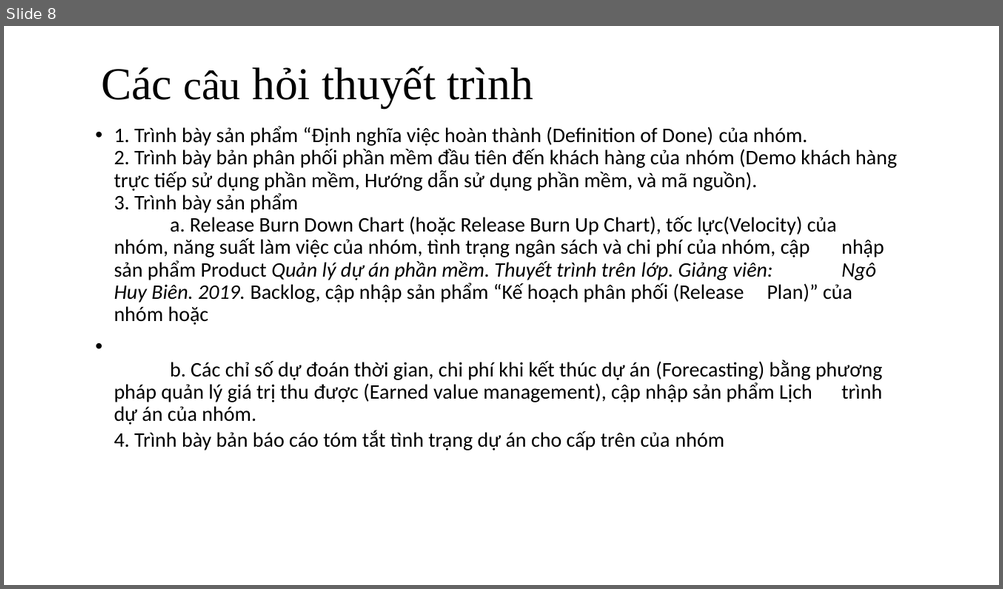
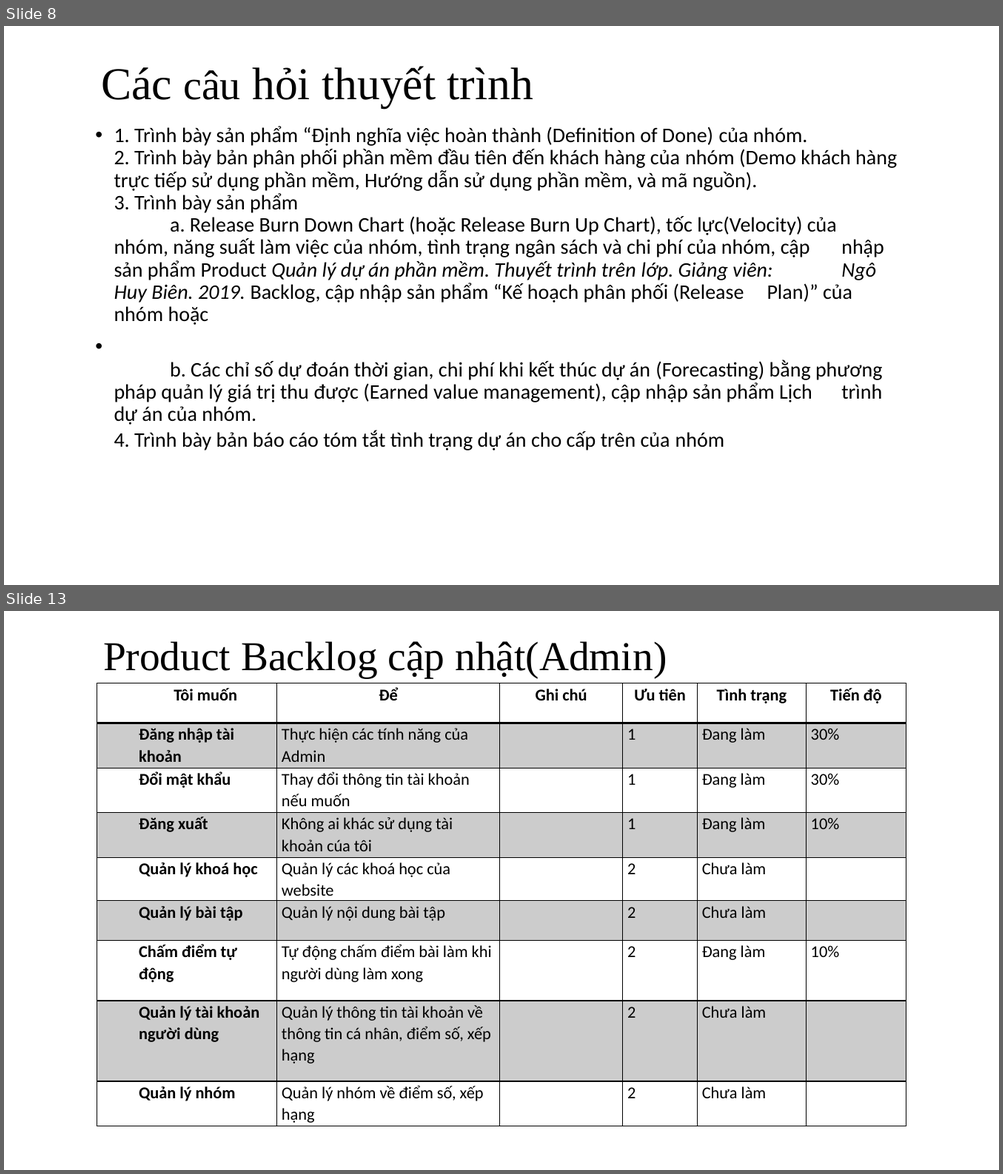
Before and after one commit to huynhquangminh/18HCB_QuanLyQuyTrinhPhanMem, a slide deck: Documents/Tuan5/Nhom_3_Tuan_5.pptx. Shown one above the other, each under a label of ours: slide 8 before the commit, slides 8 and 13 after it; the slides between them are not shown. The pictures are 1003x589 and 1003x1174 pixels, drawn with LibreOffice and Linux fonts; fonts in the diff are those of the drawing. Boxes give left, top, right and bottom in pixels: in the first picture for what was removed or moved away, otherwise in the second. Text is boxed around its words. In the diff, an @@ line names an element or a change of style, - is before the commit and + after.

Commit message:
Cập nhật thành viên và tạo DOD

```diff
--- a/Documents/Tuan5/Nhom_3_Tuan_5.pptx
+++ b/Documents/Tuan5/Nhom_3_Tuan_5.pptx
@@ slide 13 added at (x1=4, y1=611, x2=999, y2=1170), background #FFFFFF @@
@@ title added at (x1=103, y1=641, x2=666, y2=678), 39.6 pt, text #000000 @@
+Product Backlog cập nhật(Admin)
@@ table added at (x1=96, y1=684, x2=906, y2=1126), 9 rows, 6 columns @@
+Tôi muốn | Để | Ghi chú | Ưu tiên | Tình trạng | Tiến độ
+Đăng nhập tài khoản | Thực hiện các tính năng của Admin |  | 1 | Đang làm | 30%
+Đổi mật khẩu | Thay đổi thông tin tài khoản nếu muốn |  | 1 | Đang làm | 30%
+Đăng xuất | Không ai khác sử dụng tài khoản cúa tôi |  | 1 | Đang làm | 10%
+Quản lý khoá học | Quản lý các khoá học của website |  | 2 | Chưa làm | 
+Quản lý bài tập | Quản lý nội dung bài tập |  | 2 | Chưa làm | 
+Chấm điểm tự động | Tự động chấm điểm bài làm khi người dùng làm xong |  | 2 | Đang làm | 10%
+Quản lý tài khoản người dùng | Quản lý thông tin tài khoản về thông tin cá nhân, điểm số, xếp hạng |  | 2 | Chưa làm | 
+Quản lý nhóm | Quản lý nhóm về điểm số, xếp hạng |  | 2 | Chưa làm | 
```
Also in this commit, not shown: 5 slides changed, 4 other slides added, 1 slide removed, 4 other files.
